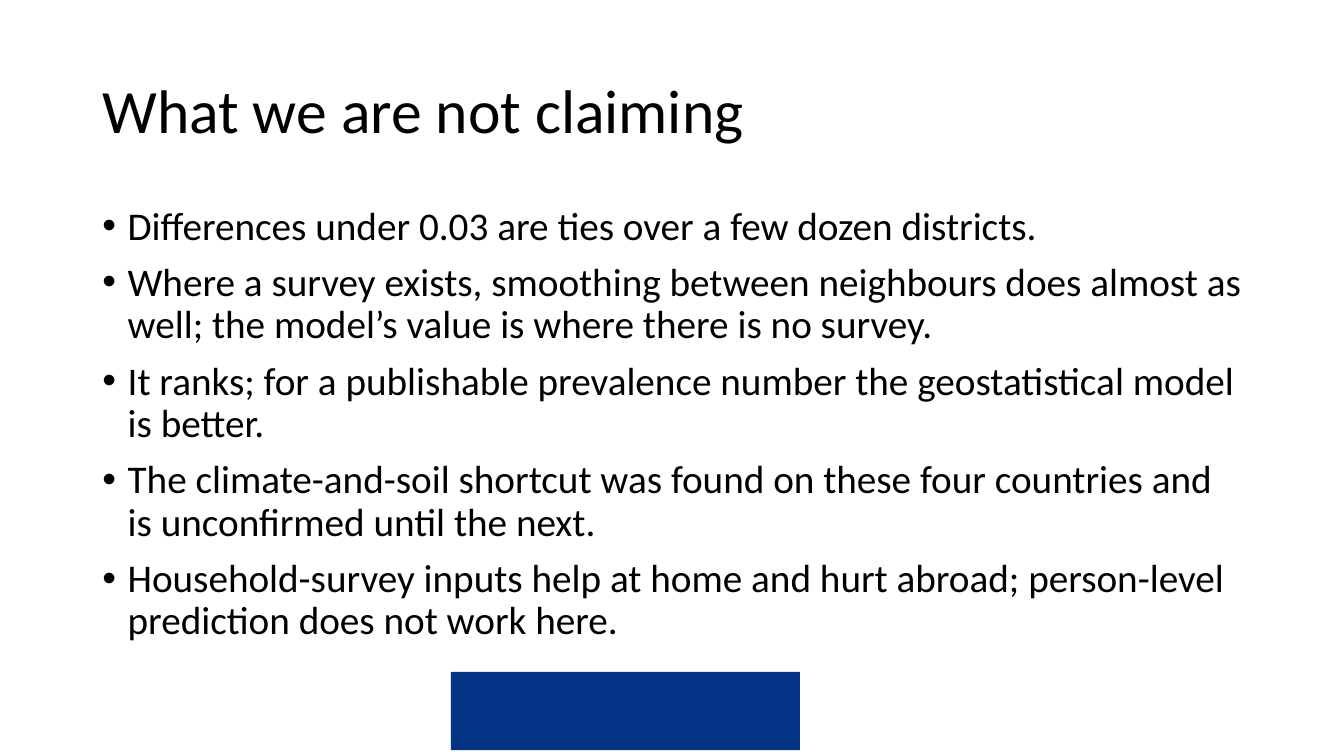
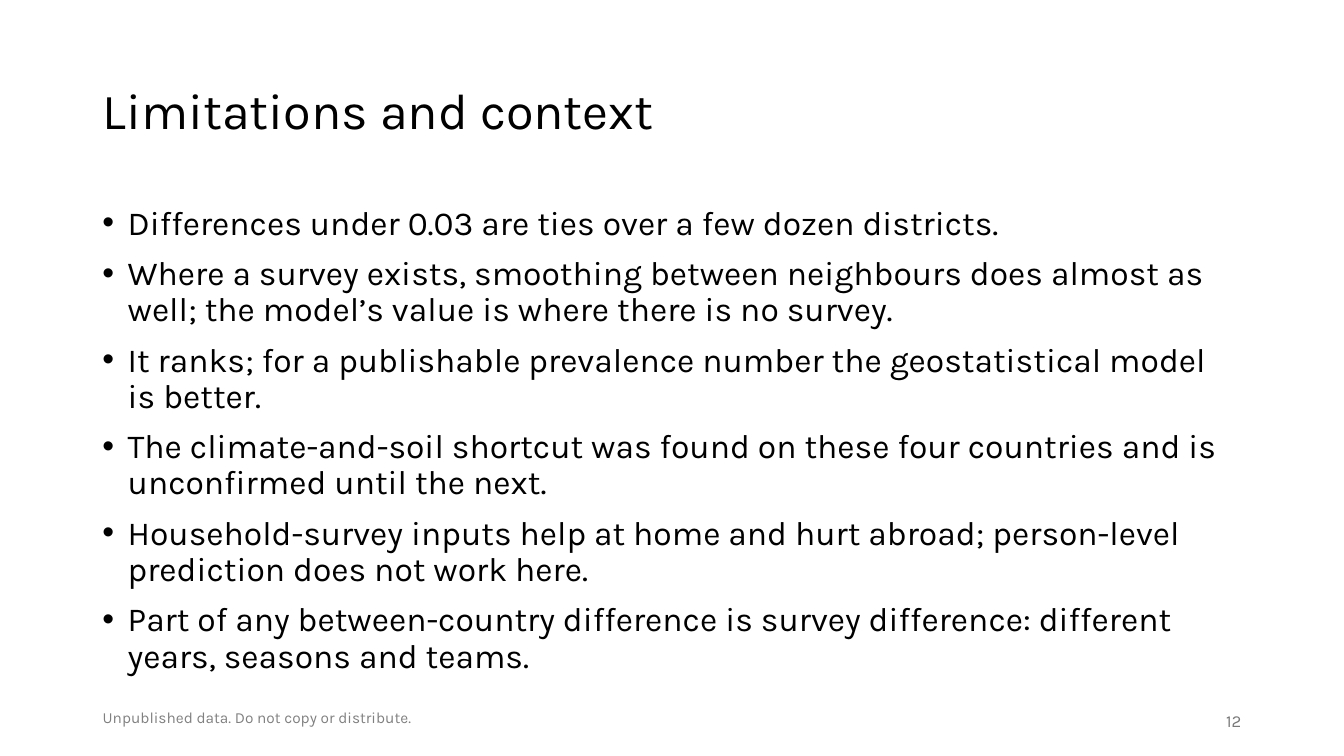
Before and after one commit to amertens/mn-prediction, a slide deck: slide 12 of docs/slides/MN-proxy-policy-deck-2026-09.pptx (slide 16 before the commit). Drawn at 1344x756 pixels with LibreOffice and Linux fonts; fonts in the diff are those of the drawing; background and template pictures are left out. Boxes give left, top, right and bottom in pixels: in the first picture for what was removed or moved away, otherwise in the second. Text is boxed around its words. In the diff, an @@ line names an element or a change of style, - is before the commit and + after.

```diff
--- a/docs/slides/MN-proxy-policy-deck-2026-09.pptx
+++ b/docs/slides/MN-proxy-policy-deck-2026-09.pptx
@@ title at [102, 94, 653, 130]: text changed; size 44 to 36 pt; font Calibri to Karla @@
-What we are not claiming
+Limitations and context
@@ text at [128, 212, 1216, 589]: size 28 to 24 pt, font Calibri to Karla in "Differences under 0.03 are ties over a ...", "Where a survey exists, smoothing between neighbours ...", "It ranks; for a publishable prevalence number ...", "The climate-and-soil shortcut was found on these ..." and 1 more places @@
@@ text at [128, 608, 1171, 676]: paragraph added @@
+• Part of any between-country difference is survey difference: different years, seasons and teams.
@@ rectangle removed at [451, 673, 800, 751] @@
@@ text added at [103, 712, 411, 727], 11 pt, text #808080 @@
+Unpublished data. Do not copy or distribute.
@@ page number added at [1226, 716, 1241, 727], 12 pt, text #797979 @@
+12
```
Also in this commit, not shown: 14 other slides changed, 7 slides added, 5 slides removed, 6 other files.
